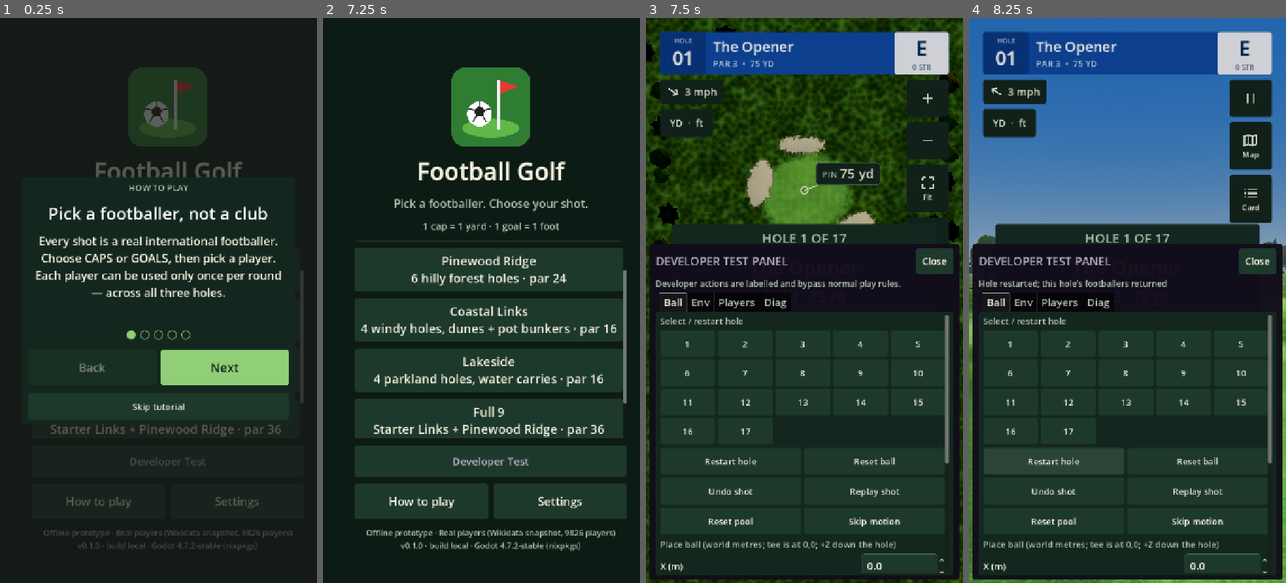
Above: before the commit, frames 1-4 (left to right).
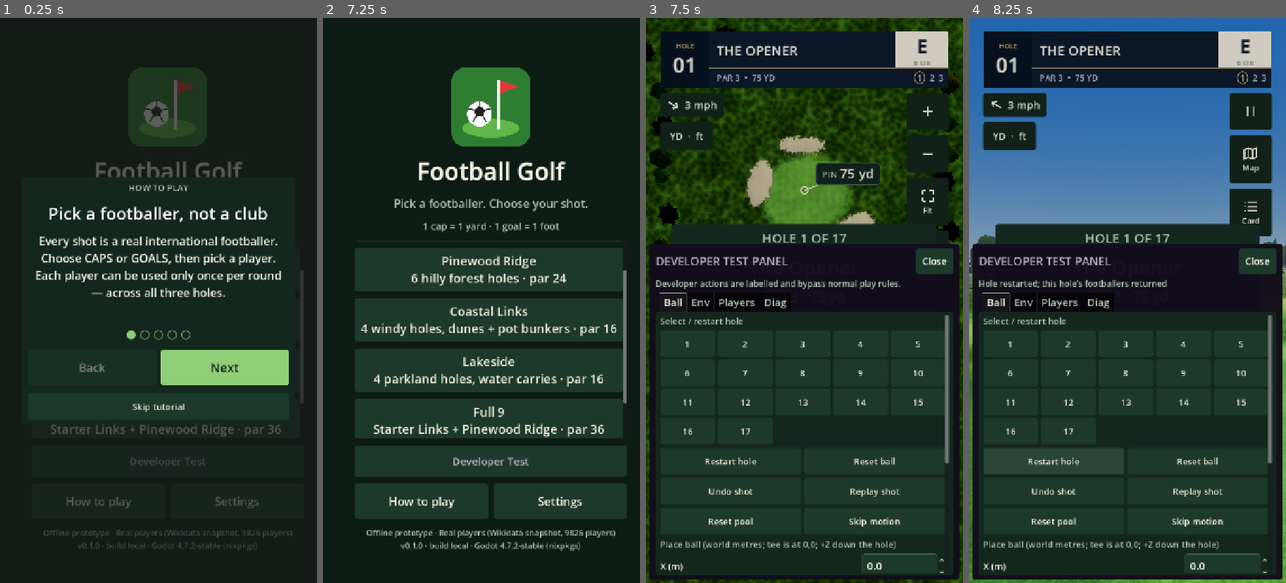
Above: after the commit, the same moments.

Repository: stester101/footgolf
Game: Godot game, scene res://scenes/main.tscn
The game is run twice, just before and just after one commit, with the same random seed, the same clock (stepped at 60 frames per second) and the same inputs.
Inputs:
- Up to frame 1 (0.25 s): no input
- Up to frame 2 (7.25 s): click "Next" at 0.5 s; click "Next" at 1.25 s; click "Pinewood Ridge 6 hilly forest…" at 2 s; click "Lakeside 4 parkland holes, wa…" at 2.75 s; click "Grand Tour All 17 holes, ever…" at 3.5 s; click "Developer Test" at 4.25 s; click "Pinewood Ridge 6 hilly forest…" at 5 s; click "Lakeside 4 parkland holes, wa…" at 5.75 s; click "Let's play" at 6.5 s
- Up to frame 3 (7.5 s): click "Grand Tour All 17 holes, ever…" at 7.25 s
- Up to frame 4 (8.25 s): click "Restart hole" at 8 s

Frames 1-2 are identical in both runs. In frame 3, 9.4% of the frame differs, in the area x 4-96%, y 2-38%; in frame 4, 10%, in the area x 4-96%, y 2-39%.

Commit message:
WIP: shot banner in navy and gold, reference-style layout (parse-checked, full suite not yet run)
Co-Authored-By: Claude Haiku 5.5 <noreply@anthropic.com>
Claude-Session: https://claude.ai/code/session_011RuWkb9gHBafNM578dq4MQ

Diff:
--- a/scripts/ui/game_ui.gd
+++ b/scripts/ui/game_ui.gd
@@ -78,8 +78,14 @@
 var _toast: Label
 var _toast_t := 0.0
 var _card_dist: Label
+var _hole_strip: HBoxContainer
 
 ## Shot-screen design: broadcast-style blue banner, white shot card, dark spin strip.
+const C_NAVY_BANNER := Color("#0D1B2E")
+const C_NAVY_DEEP := Color("#091424")
+const C_GOLD := Color("#C9A96A")
+const C_CREAM := Color("#F4EFE2")
+const C_MUTED_NAVY := Color("#B9C2D0")
 const C_BLUE := Color("#0E4BA8")
 const C_BLUE_DEEP := Color("#0A3A88")
 const C_BLUE_TEXT := Color("#C9D8F0")
@@ -204,56 +210,121 @@
 
 func _build_scoreboard() -> PanelContainer:
 	var p := PanelContainer.new()
-	p.add_theme_stylebox_override("panel", UiKit.box(C_BLUE, UiKit.RADIUS, 0))
+	p.add_theme_stylebox_override("panel", UiKit.box(C_NAVY_BANNER, 0, 0))
 	p.mouse_filter = Control.MOUSE_FILTER_IGNORE
 	var row := UiKit.hbox(0)
 	row.mouse_filter = Control.MOUSE_FILTER_IGNORE
 	p.add_child(row)
-	# hole number on a deeper blue block
+	# left: hole block, full height (like the broadcast logo block)
 	var block := PanelContainer.new()
-	block.add_theme_stylebox_override("panel", UiKit.box(C_BLUE_DEEP, UiKit.RADIUS, 0))
-	block.custom_minimum_size = Vector2(104, 96)
+	block.add_theme_stylebox_override("panel", UiKit.box(C_NAVY_DEEP, 0, 0))
+	block.custom_minimum_size = Vector2(112, 0)
 	block.mouse_filter = Control.MOUSE_FILTER_IGNORE
 	var bv := UiKit.vbox(0)
 	bv.alignment = BoxContainer.ALIGNMENT_CENTER
 	bv.mouse_filter = Control.MOUSE_FILTER_IGNORE
-	bv.add_child(_tag("HOLE", 15, C_BLUE_TEXT, HORIZONTAL_ALIGNMENT_CENTER))
-	_hole_num = _num("01", 42, Color.WHITE, HORIZONTAL_ALIGNMENT_CENTER)
+	bv.add_child(_tag("HOLE", 15, C_GOLD, HORIZONTAL_ALIGNMENT_CENTER))
+	_hole_num = _num("01", 46, C_CREAM, HORIZONTAL_ALIGNMENT_CENTER)
 	_hole_num.add_theme_font_override("font", UiKit.font_semi())
 	bv.add_child(_hole_num)
 	block.add_child(bv)
 	row.add_child(block)
-	var mid_m := MarginContainer.new()
-	UiKit.expand(mid_m)
-	mid_m.add_theme_constant_override("margin_left", 16)
-	mid_m.mouse_filter = Control.MOUSE_FILTER_IGNORE
-	var mid := UiKit.vbox(2)
-	mid.alignment = BoxContainer.ALIGNMENT_CENTER
-	mid.mouse_filter = Control.MOUSE_FILTER_IGNORE
-	_hole_name = UiKit.label("", 32, Color.WHITE)
+	# right: name row, gold rule, stats row
+	var right := UiKit.vbox(0)
+	UiKit.expand(right)
+	right.mouse_filter = Control.MOUSE_FILTER_IGNORE
+	var top := UiKit.hbox(0)
+	top.mouse_filter = Control.MOUSE_FILTER_IGNORE
+	var name_m := MarginContainer.new()
+	UiKit.expand(name_m)
+	name_m.add_theme_constant_override("margin_left", 16)
+	name_m.add_theme_constant_override("margin_top", 10)
+	name_m.add_theme_constant_override("margin_bottom", 8)
+	name_m.mouse_filter = Control.MOUSE_FILTER_IGNORE
+	_hole_name = UiKit.label("", 30, C_CREAM)
 	_hole_name.add_theme_font_override("font", UiKit.font_semi())
 	_hole_name.text_overrun_behavior = TextServer.OVERRUN_TRIM_ELLIPSIS
-	mid.add_child(_hole_name)
-	_hole_sub = _num("", 20, C_BLUE_TEXT)
-	mid.add_child(_hole_sub)
-	mid_m.add_child(mid)
-	row.add_child(mid_m)
-	# round score on a white tile
+	_hole_name.size_flags_vertical = Control.SIZE_SHRINK_CENTER
+	name_m.add_child(_hole_name)
+	top.add_child(name_m)
+	# score tile: cream, like the reference's white tile
 	var tile := PanelContainer.new()
-	tile.add_theme_stylebox_override("panel", UiKit.box(C_CARD, UiKit.RADIUS, 0))
-	tile.custom_minimum_size = Vector2(124, 96)
+	tile.add_theme_stylebox_override("panel", UiKit.box(C_CREAM, 0, 0))
+	tile.custom_minimum_size = Vector2(120, 0)
 	tile.mouse_filter = Control.MOUSE_FILTER_IGNORE
-	var right := UiKit.vbox(0)
-	right.alignment = BoxContainer.ALIGNMENT_CENTER
-	right.mouse_filter = Control.MOUSE_FILTER_IGNORE
-	_round_score = _num("E", 46, C_NAVY, HORIZONTAL_ALIGNMENT_CENTER)
+	var tv := UiKit.vbox(0)
+	tv.alignment = BoxContainer.ALIGNMENT_CENTER
+	tv.mouse_filter = Control.MOUSE_FILTER_IGNORE
+	_round_score = _num("E", 44, C_NAVY_BANNER, HORIZONTAL_ALIGNMENT_CENTER)
 	_round_score.add_theme_font_override("font", UiKit.font_semi())
-	right.add_child(_round_score)
-	_round_sub = _num("", 16, C_NAVY_MUTED, HORIZONTAL_ALIGNMENT_CENTER)
-	right.add_child(_round_sub)
-	tile.add_child(right)
-	row.add_child(tile)
+	tv.add_child(_round_score)
+	_round_sub = _num("", 14, C_MUTED_NAVY, HORIZONTAL_ALIGNMENT_CENTER)
+	_round_sub.add_theme_color_override("font_color", C_NAVY_MUTED)
+	tv.add_child(_round_sub)
+	tile.add_child(tv)
+	top.add_child(tile)
+	right.add_child(top)
+	# gold rule between the rows
+	var rule := ColorRect.new()
+	rule.color = Color(C_GOLD, 0.7)
+	rule.custom_minimum_size = Vector2(0, 2)
+	rule.mouse_filter = Control.MOUSE_FILTER_IGNORE
+	right.add_child(rule)
+	# stats row: par / yards on the left, hole strip with the current hole ringed
+	var bottom := HBoxContainer.new()
+	bottom.add_theme_constant_override("separation", 12)
+	bottom.mouse_filter = Control.MOUSE_FILTER_IGNORE
+	var bm := MarginContainer.new()
+	UiKit.expand(bm)
+	bm.add_theme_constant_override("margin_left", 16)
+	bm.add_theme_constant_override("margin_right", 12)
+	bm.add_theme_constant_override("margin_top", 6)
+	bm.add_theme_constant_override("margin_bottom", 8)
+	bm.mouse_filter = Control.MOUSE_FILTER_IGNORE
+	var brow := UiKit.hbox(12)
+	brow.mouse_filter = Control.MOUSE_FILTER_IGNORE
+	_hole_sub = _num("", 19, C_MUTED_NAVY)
+	_hole_sub.size_flags_horizontal = Control.SIZE_EXPAND_FILL
+	_hole_sub.text_overrun_behavior = TextServer.OVERRUN_TRIM_ELLIPSIS
+	brow.add_child(_hole_sub)
+	_hole_strip = UiKit.hbox(10)
+	_hole_strip.mouse_filter = Control.MOUSE_FILTER_IGNORE
+	brow.add_child(_hole_strip)
+	bm.add_child(brow)
+	bottom.add_child(bm)
+	right.add_child(bottom)
+	row.add_child(right)
 	return p
+
+
+## Five-hole window around the current hole; the current one is ringed in gold.
+func _refresh_hole_strip() -> void:
+	if _hole_strip == null or session == null or session.hole == null:
+		return
+	UiKit.clear(_hole_strip)
+	var n := session.round_state.holes.size()
+	var cur := session.round_state.current_index
+	for i in range(maxi(0, cur - 2), mini(n, cur + 3)):
+		var is_cur := i == cur
+		var lbl := _num(str(i + 1), 19, C_CREAM if is_cur else C_MUTED_NAVY, HORIZONTAL_ALIGNMENT_CENTER)
+		lbl.add_theme_font_override("font", UiKit.font_semi() if is_cur else UiKit.font_num())
+		if is_cur:
+			var ring := PanelContainer.new()
+			var rsb := StyleBoxFlat.new()
+			rsb.bg_color = C_NAVY_DEEP
+			rsb.set_corner_radius_all(16)
+			rsb.set_border_width_all(2)
+			rsb.border_color = C_GOLD
+			rsb.content_margin_left = 7
+			rsb.content_margin_right = 7
+			rsb.content_margin_top = 1
+			rsb.content_margin_bottom = 1
+			ring.add_theme_stylebox_override("panel", rsb)
+			ring.mouse_filter = Control.MOUSE_FILTER_IGNORE
+			ring.add_child(lbl)
+			_hole_strip.add_child(ring)
+		else:
+			_hole_strip.add_child(lbl)
 
 
 func _toggle_units() -> void:
@@ -646,8 +717,9 @@
 	var h := session.hole
 	# --- scoreboard (live fields)
 	_hole_num.text = "%02d" % (session.round_state.current_index + 1)
-	_hole_name.text = h.display_name
+	_hole_name.text = h.display_name.to_upper()
 	_hole_sub.text = "PAR %d  •  %d YD" % [h.par, int(h.yards)]
+	_refresh_hole_strip()
 	_round_score.text = RoundState.fmt_relative(session.round_state.relative_to_par())
 	var pen := "  +%d PEN" % hs.penalties if hs.penalties > 0 else ""
 	_round_sub.text = "%d STR%s" % [hs.raw_total(), pen]
